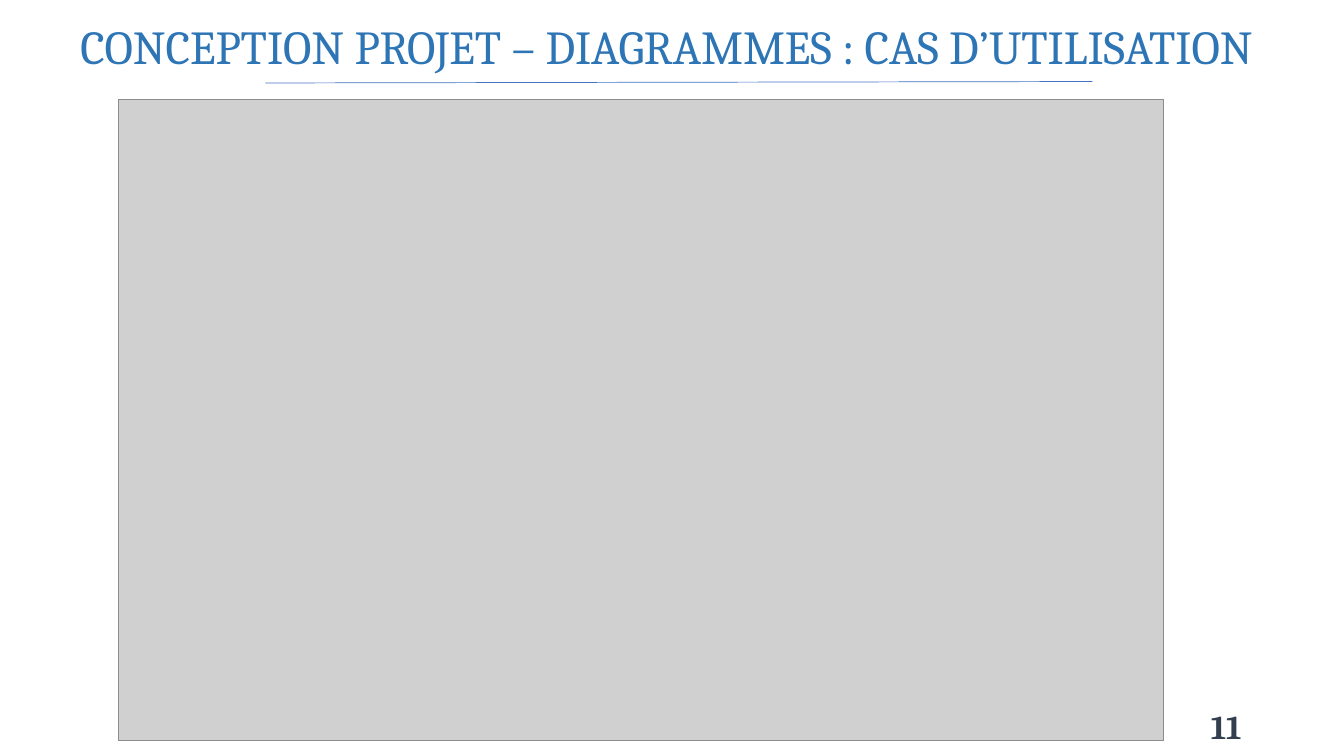
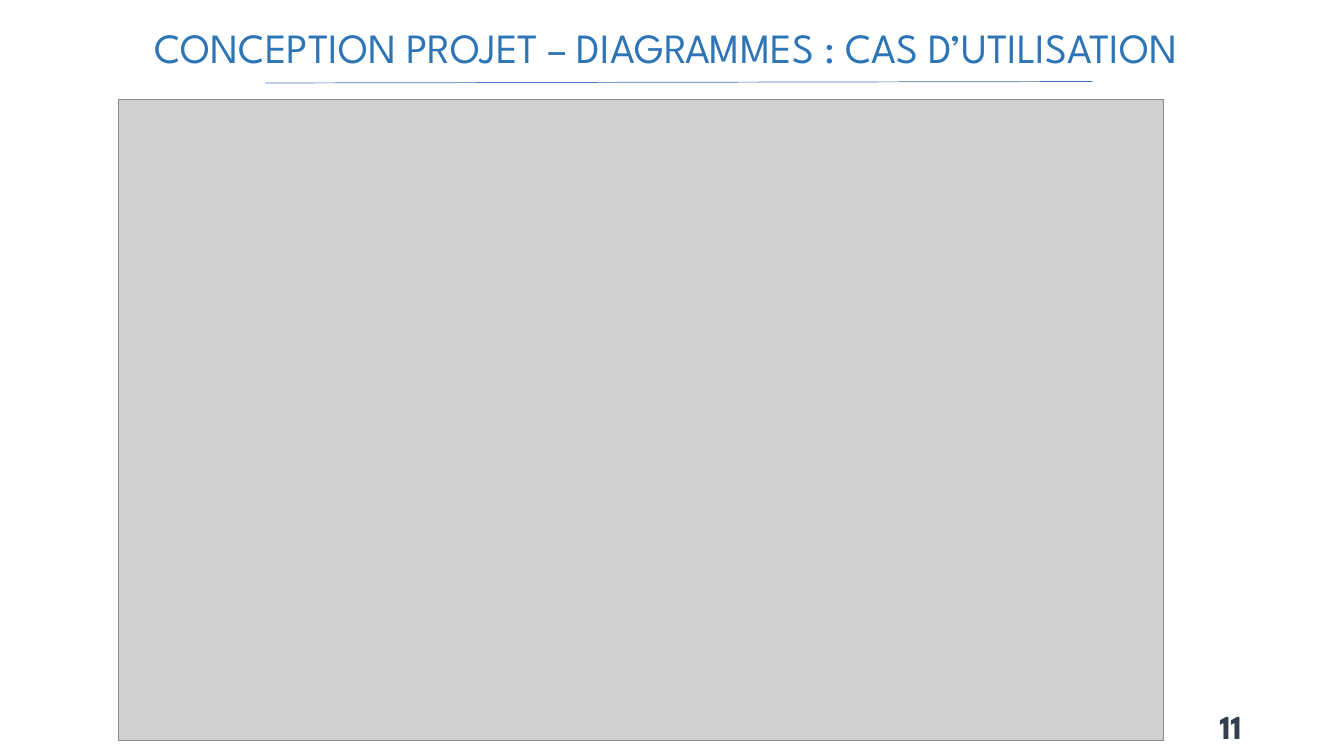
Before and after one commit to Claude127/stageX2, a slide deck: slide 11 of Presentation1.pptx. Drawn at 1344x756 pixels with LibreOffice and Linux fonts; fonts in the diff are those of the drawing; grey boxes stand for pictures. Boxes give left, top, right and bottom in pixels: in the first picture for what was removed or moved away, otherwise in the second. Text is boxed around its words. In the diff, an @@ line names an element or a change of style, - is before the commit and + after.

```diff
--- a/Presentation1.pptx
+++ b/Presentation1.pptx
@@ text "CONCEPTION PROJET – DIAGRAMMES : ..." at <box>155,35,1177,64</box>: size 33.8 to 29.7 pt, font Cambria to League Spartan @@
@@ page number at <box>1220,717,1242,739</box>: font Cambria to League Spartan @@
```
Also in this commit, not shown: 25 other slides changed.
